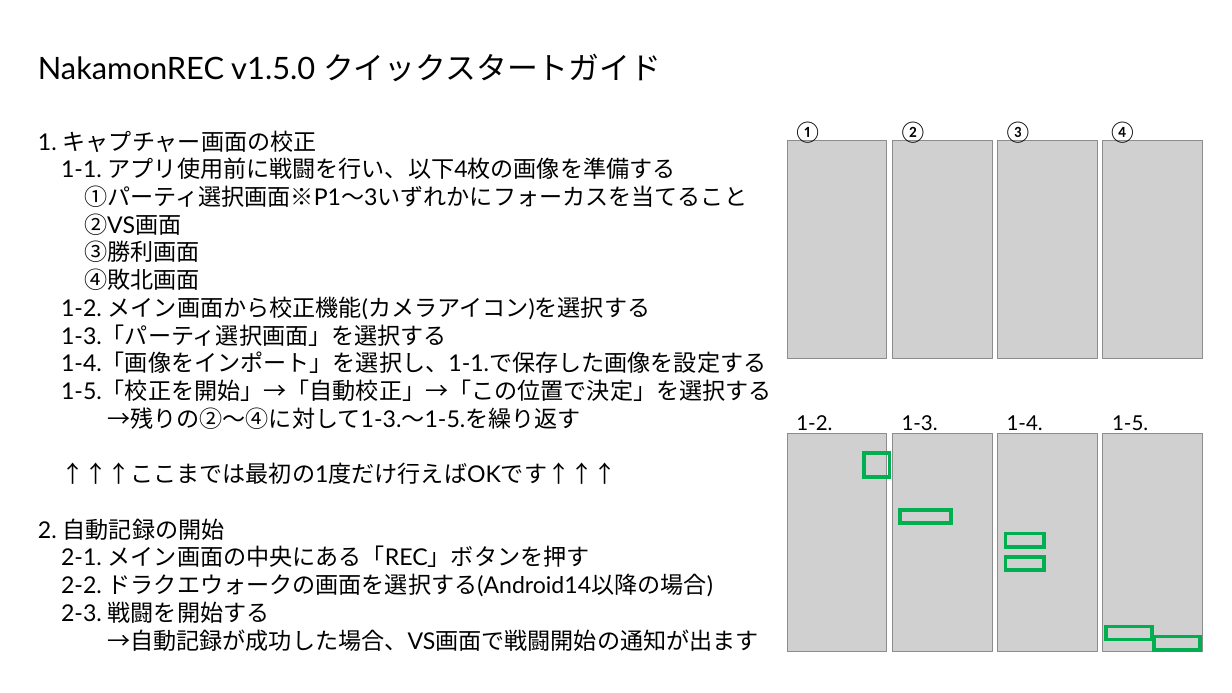
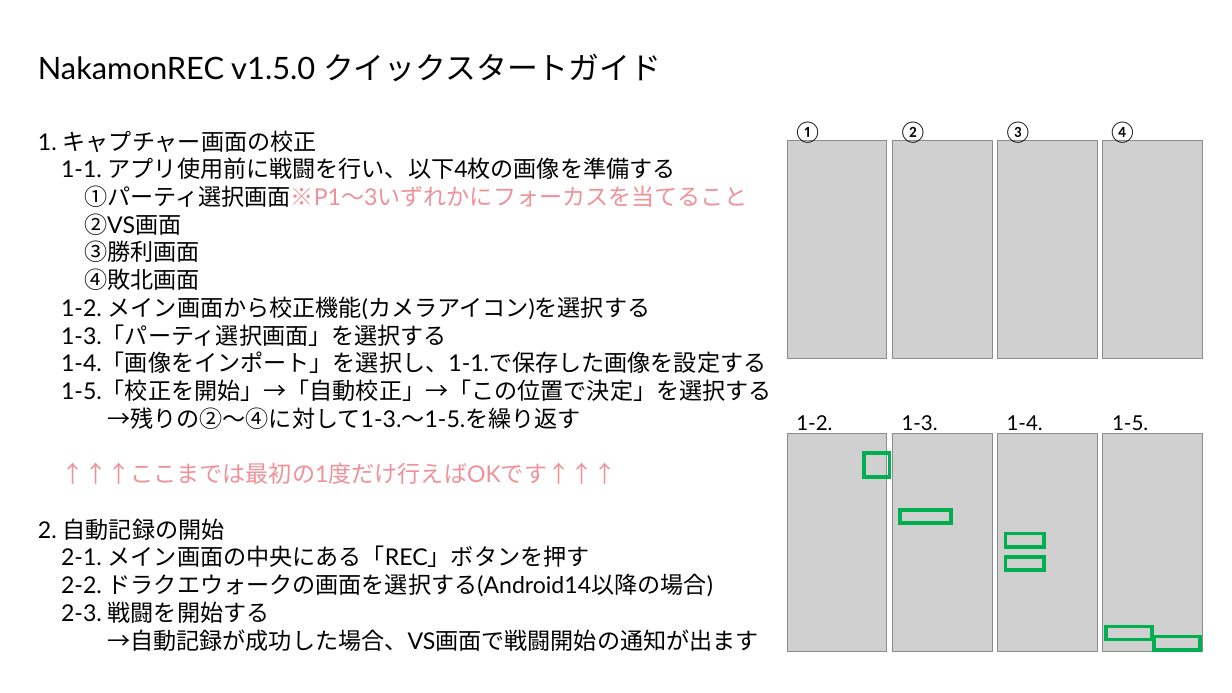
Before and after one commit to 0xDEADBEEF10AF/NakamonRec, a slide deck: slide 1 of readme.pptx. Drawn at 1232x693 pixels with LibreOffice and Linux fonts; fonts in the diff are those of the drawing; grey boxes stand for pictures. Boxes give left, top, right and bottom in pixels: in the first picture for what was removed or moved away, otherwise in the second. Text is boxed around its words. In the diff, an @@ line names an element or a change of style, - is before the commit and + after.

Commit message:
v1.5.0 ・校正画面の誤記修正 ・致命的なワーニングなしチェックOK

```diff
--- a/readme.pptx
+++ b/readme.pptx
@@ text at [61,185,747,484]: text colour #000000 to #F09199 in "①パーティ選択画面※P1～3いずれかにフォーカスを当てること", "↑↑↑ここまでは最初の1度だけ行えばOKです↑↑↑" @@
```
Also in this commit, not shown: 1 other slide changed, 1 slide added, 1 slide removed, 3 other files.
